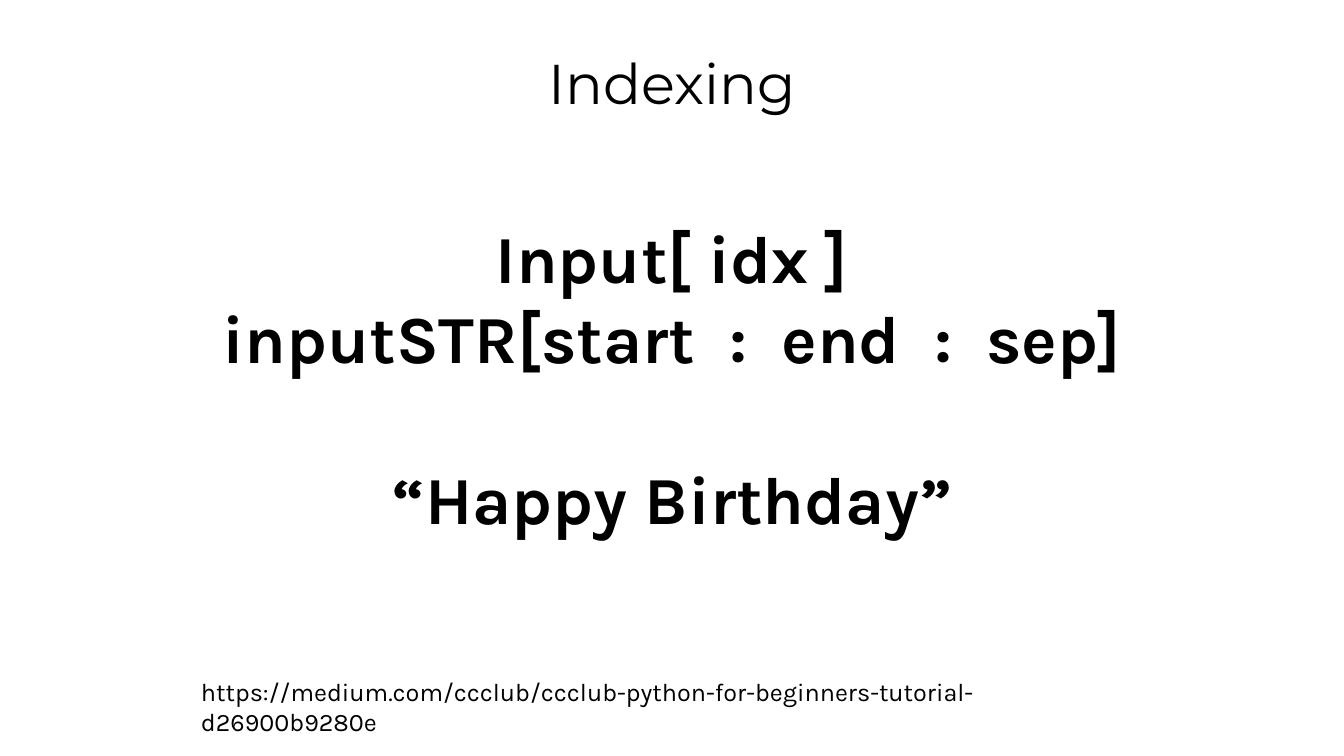
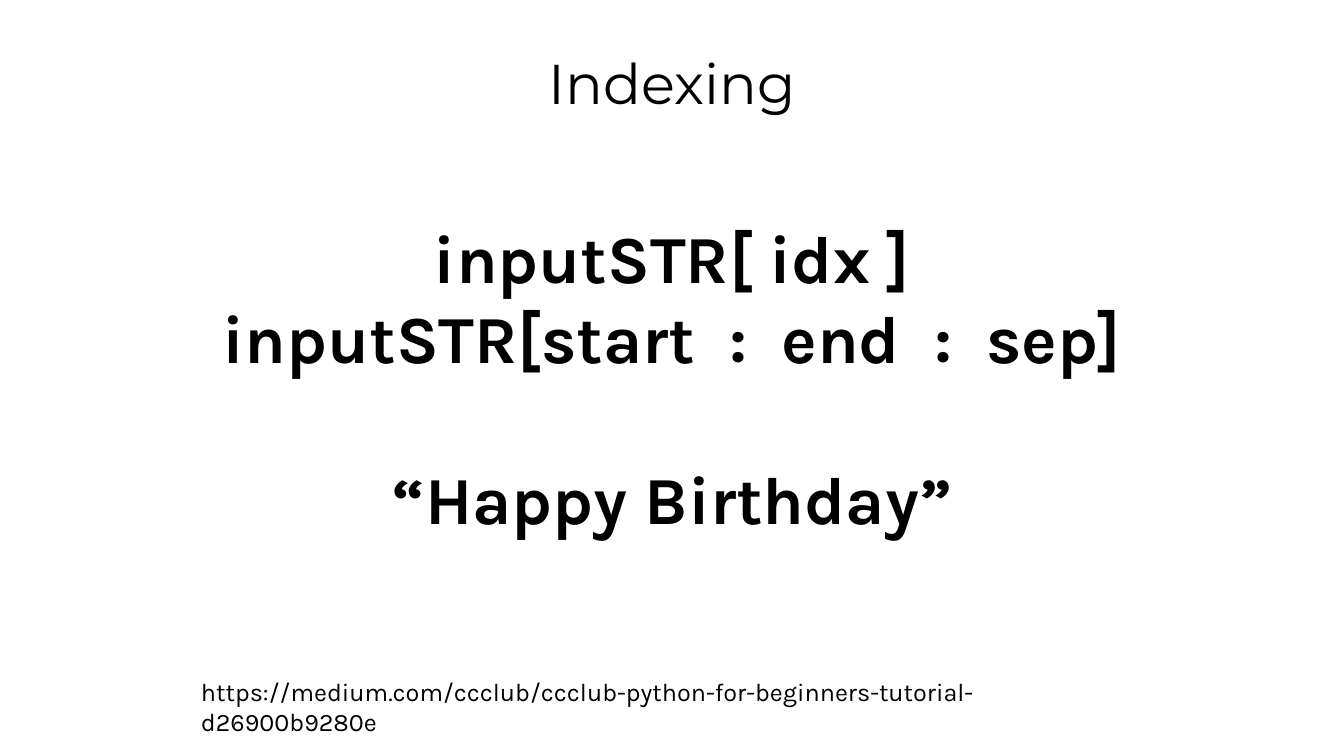
Before and after one commit to Chenct-jonathan/25ss_PyLab, a slide deck: slide 20 of slides/Python_Workshop_3.pptx. Drawn at 1344x756 pixels with LibreOffice and Linux fonts; fonts in the diff are those of the drawing. Boxes give left, top, right and bottom in pixels: in the first picture for what was removed or moved away, otherwise in the second. Text is boxed around its words. In the diff, an @@ line names an element or a change of style, - is before the commit and + after.

```diff
--- a/slides/Python_Workshop_3.pptx
+++ b/slides/Python_Workshop_3.pptx
@@ text at (x1=434, y1=230, x2=870, y2=299): text changed @@
-Input[ idx ]
+inputSTR[ idx ]
```
Also in this commit, not shown: 1 other slide changed.
